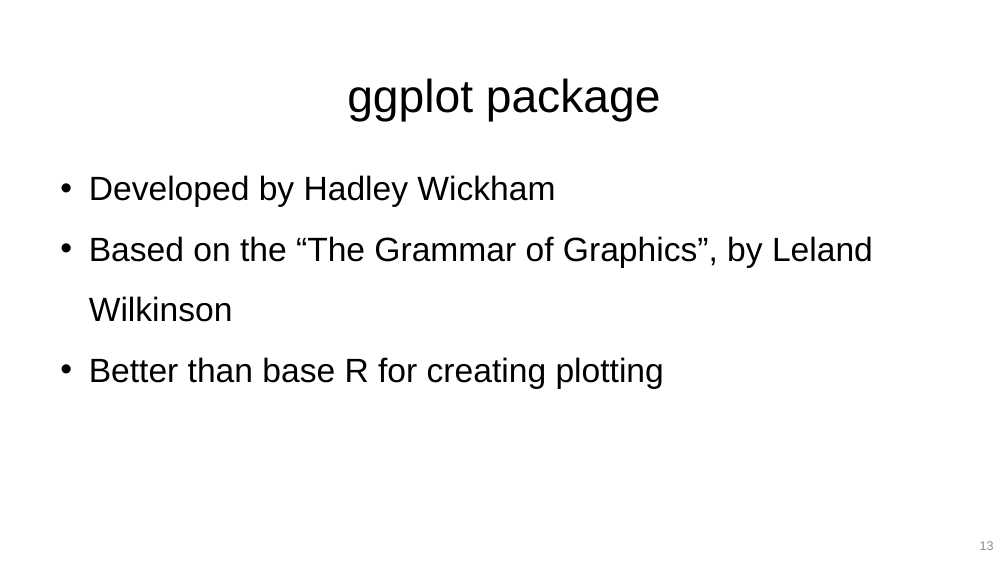
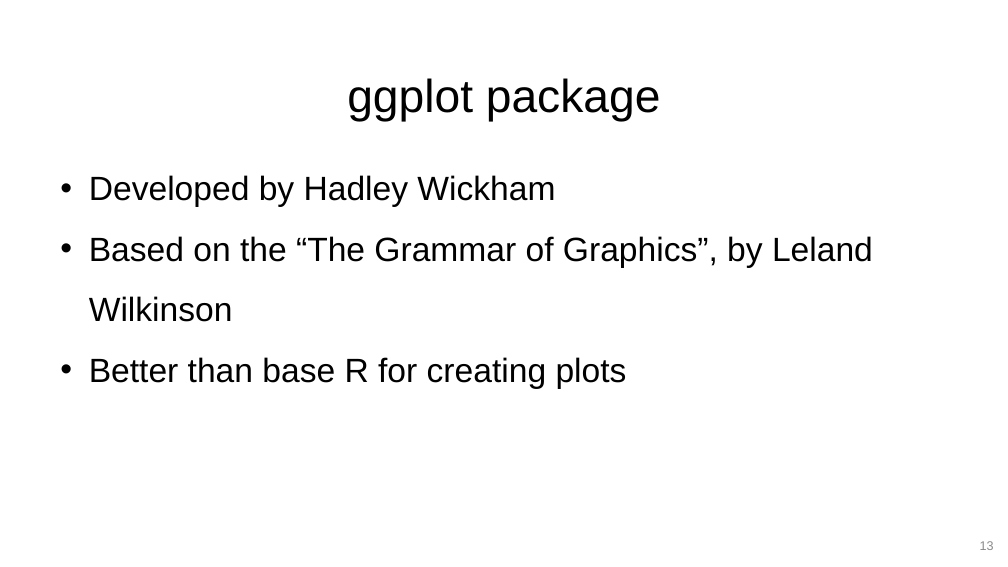
Before and after one commit to gwgarrison/rmoug_2015, a slide deck: slide 13 of garrison_presentation.pptx. Drawn at 1008x567 pixels with LibreOffice and Linux fonts; fonts in the diff are those of the drawing; background and template pictures are left out. Boxes give left, top, right and bottom in pixels: in the first picture for what was removed or moved away, otherwise in the second. Text is boxed around its words. In the diff, an @@ line names an element or a change of style, - is before the commit and + after.

```diff
--- a/garrison_presentation.pptx
+++ b/garrison_presentation.pptx
@@ text at bbox=[89, 357, 627, 389]: text changed @@
-• Better than base R for creating plotting
+• Better than base R for creating plots
```
Also in this commit, not shown: 3 other slides changed, 1 slide removed, 9 other files.
